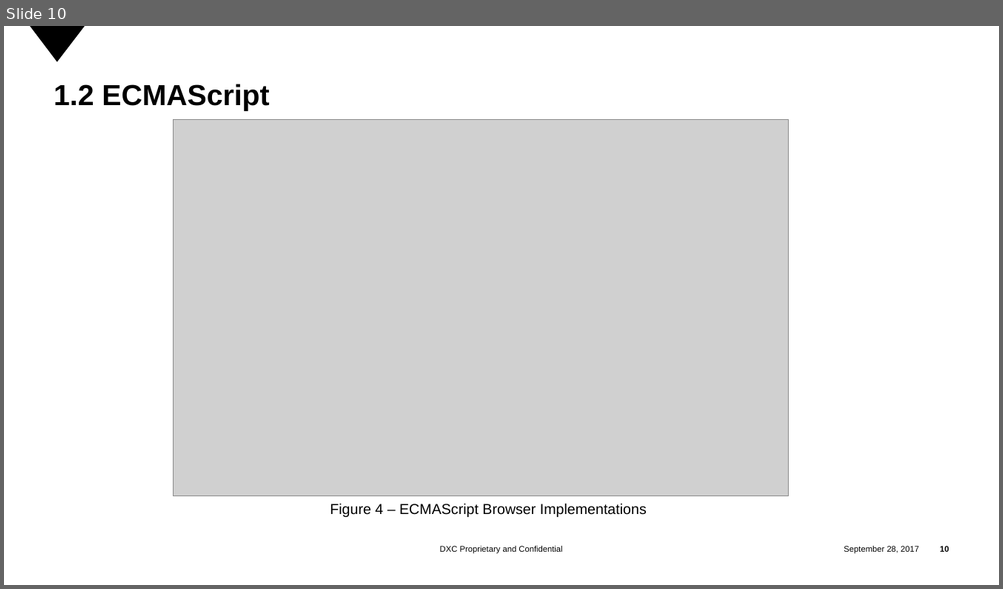
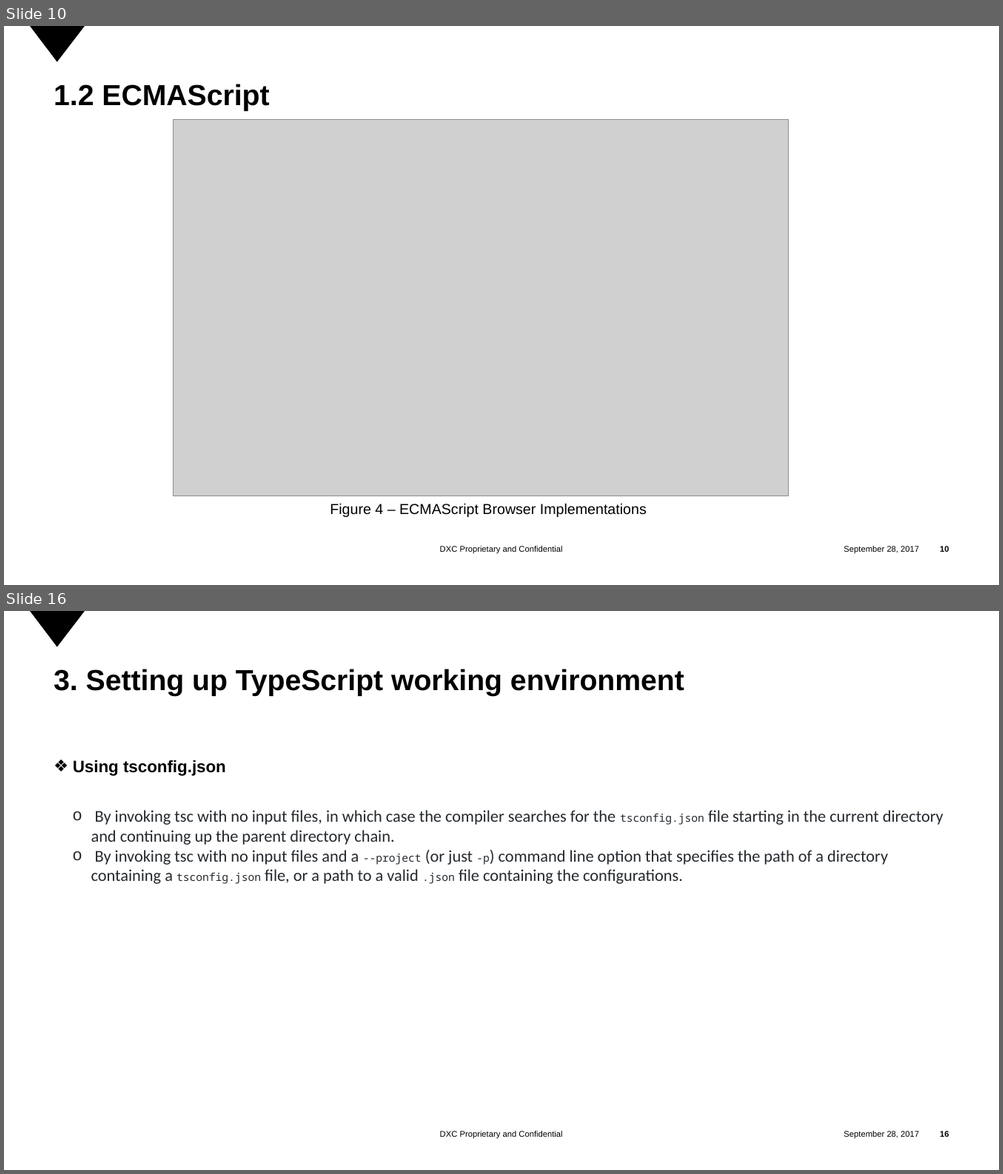
Before and after one commit to tranminhtrong/initial_bat_files, a slide deck: Introduction TypeScript.pptx. Shown one above the other, each under a label of ours: slide 10 before the commit, slides 10 and 16 after it; the slides between them are not shown. The pictures are 1003x589 and 1003x1174 pixels, drawn with LibreOffice and Linux fonts; fonts in the diff are those of the drawing; grey boxes stand for pictures; background and template pictures are left out. Boxes give left, top, right and bottom in pixels: in the first picture for what was removed or moved away, otherwise in the second. Text is boxed around its words. In the diff, an @@ line names an element or a change of style, - is before the commit and + after.

```diff
--- a/Introduction TypeScript.pptx
+++ b/Introduction TypeScript.pptx
@@ slide 16 added at (x1=4, y1=611, x2=999, y2=1170), background #FFFFFF; not listed: 4 template elements that a slide beside it also shows @@
@@ title added at (x1=54, y1=669, x2=684, y2=696), 28 pt, text #000000, bold @@
+3. Setting up TypeScript working environment
@@ text added at (x1=73, y1=760, x2=943, y2=884), 16 pt, text #24292E @@
+❖ Using tsconfig.json
+  o By invoking tsc with no input files, in which case the compiler searches for the tsconfig.json file starting in the current directory and continuing up the parent directory chain.
+  o By invoking tsc with no input files and a --project (or just -p) command line option that specifies the path of a directory containing a tsconfig.json file, or a path to a valid .json file containing the configurations.
```
Also in this commit, not shown: 1 slide changed, 22 other slides added, 1 slide removed, 1 other file.
